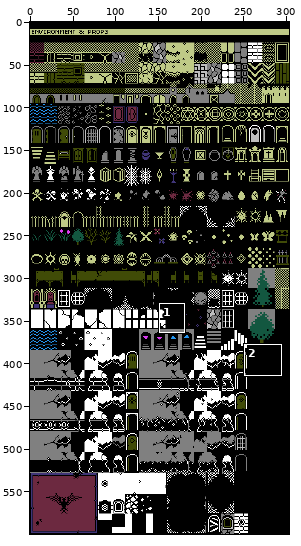
Pixel-art file -- Art/Enviornment_Props.aseprite. The picture above shows the old version from afar; the outline marks the close-up.
Close-up. Before the commit:
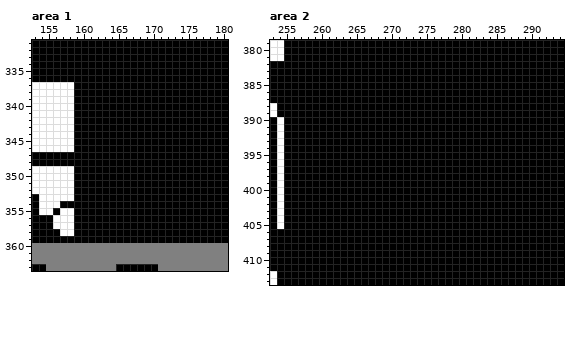
304x600 pixels, 1 frame. Shown: area 1: x 153..180, y 331..363; area 2: x 253..294, y 379..413.
New version:
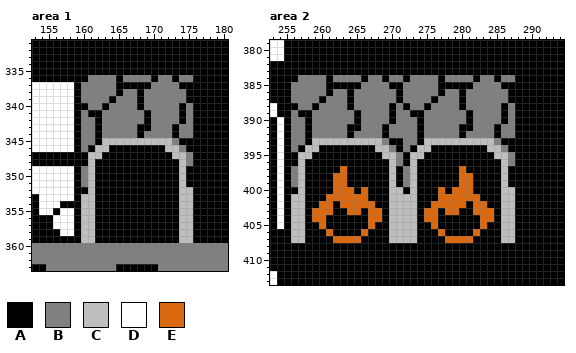
Palette (. is transparent): A #000000  B #808080  C #bebebe  D #ffffff  E #d9680f
Edits made:
Area 1:
y 336: x 161..164 AAAA -> BBBB; x 166..169 AAAA -> BBBB; x 171..172 AA -> BB; x 174..175 AA -> BB
y 337: x 160..164 AAAAA -> BBBBB; x 170..173 AAAA -> BBBB
y 338: x 160..164 AAAAA -> BBBBB; x 166..167 AA -> BB; x 169..174 AAAAAA -> BBBBBB
y 339: x 160..163 AAAA -> BBBB; x 165..167 AAA -> BBB; x 169..174 AAAAAA -> BBBBBB
y 340: x 161..162 AA -> BB; x 164..167 AAAA -> BBBB; x 169..173 AAAAA -> BBBBB; x 175 A -> B
y 341: x 160 A -> B; x 163..168 AAAAAA -> BBBBBB; x 170..173 AAAA -> BBBB; x 175 A -> B
y 342: x 160..161 AA -> BB; x 163..168 AAAAAA -> BBBBBB; x 170..173 AAAA -> BBBB; x 175 A -> B
y 343: x 160..161 AA -> BB; x 163..167 AAAAA -> BBBBB; x 170..172 AAA -> BBB; x 174..175 AA -> BB
y 344: x 160..161 AA -> BB; x 163..167 AAAAA -> BBBBB; x 169..172 AAAA -> BBBB; x 174..175 AA -> BB
y 345: x 160..161 AA -> BB; x 163..173 AAAAAAAAAAA -> CCCCCCCCCCB
y 346: x 160 A -> B; x 162..163 AA -> CC; x 172..174 AAA -> CCB
y 347: x 161..162 AA -> CC; x 173..175 AAA -> CCB
y 348: x 161 A -> C; x 174..175 AA -> CB
y 349..351: x 160..161 AA -> BC; x 174 A -> C
y 352: x 161 A -> C; x 174..175 AA -> CC
y 353..359: x 160..161 AA -> CC; x 174..175 AA -> CC
Area 2:
y 384: x 257..260 AAAA -> BBBB; x 262..265 AAAA -> BBBB; x 267..268 AA -> BB; x 270..271 AA -> BB; x 273..276 AAAA -> BBBB; x 278..281 AAAA -> BBBB; x 283..284 AA -> BB; x 286..287 AA -> BB
y 385: x 256..260 AAAAA -> BBBBB; x 266..269 AAAA -> BBBB; x 272..276 AAAAA -> BBBBB; x 282..285 AAAA -> BBBB
y 386: x 256..260 AAAAA -> BBBBB; x 262..263 AA -> BB; x 265..270 AAAAAA -> BBBBBB; x 272..276 AAAAA -> BBBBB; x 278..279 AA -> BB; x 281..286 AAAAAA -> BBBBBB
y 387: x 256..259 AAAA -> BBBB; x 261..263 AAA -> BBB; x 265..270 AAAAAA -> BBBBBB; x 272..275 AAAA -> BBBB; x 277..279 AAA -> BBB; x 281..286 AAAAAA -> BBBBBB
y 388: x 257..258 AA -> BB; x 260..263 AAAA -> BBBB; x 265..269 AAAAA -> BBBBB; x 271 A -> B; x 273..274 AA -> BB; x 276..279 AAAA -> BBBB; x 281..285 AAAAA -> BBBBB; x 287 A -> B
y 389: x 256 A -> B; x 259..264 AAAAAA -> BBBBBB; x 266..269 AAAA -> BBBB; x 271..272 AA -> BB; x 275..280 AAAAAA -> BBBBBB; x 282..285 AAAA -> BBBB; x 287 A -> B
y 390: x 256..257 AA -> BB; x 259..264 AAAAAA -> BBBBBB; x 266..269 AAAA -> BBBB; x 271..273 AAA -> BBB; x 275..280 AAAAAA -> BBBBBB; x 282..285 AAAA -> BBBB; x 287 A -> B
y 391: x 256..257 AA -> BB; x 259..263 AAAAA -> BBBBB; x 266..268 AAA -> BBB; x 270..273 AAAA -> BBBB; x 275..279 AAAAA -> BBBBB; x 282..284 AAA -> BBB; x 286..287 AA -> BB
y 392: x 256..257 AA -> BB; x 259..263 AAAAA -> BBBBB; x 265..268 AAAA -> BBBB; x 270..273 AAAA -> BBBB; x 275..279 AAAAA -> BBBBB; x 281..284 AAAA -> BBBB; x 286..287 AA -> BB
y 393: x 256..257 AA -> BB; x 259..269 AAAAAAAAAAA -> CCCCCCCCCCB; x 272..273 AA -> BB; x 275..285 AAAAAAAAAAA -> CCCCCCCCCCB
y 394: x 256 A -> B; x 258..259 AA -> CC; x 268..270 AAA -> CCB; x 272 A -> B; x 274..275 AA -> CC; x 284..286 AAA -> CCB
y 395: x 257..258 AA -> CC; x 269..271 AAA -> CCB; x 273..274 AA -> CC; x 285..287 AAA -> CCB
y 396: x 257 A -> C; x 270..271 AA -> CB; x 273 A -> C; x 286..287 AA -> CB
y 397: x 256..257 AA -> BC; x 263 A -> E; x 270 A -> C; x 272..273 AA -> BC; x 280 A -> E; x 286 A -> C
y 398..399: x 256..257 AA -> BC; x 262..263 AA -> EE; x 270 A -> C; x 272..273 AA -> BC; x 280..281 AA -> EE; x 286 A -> C
y 400: x 257 A -> C; x 262..264 AAA -> EEE; x 266 A -> E; x 270..271 AA -> CC; x 273 A -> C; x 277 A -> E; x 279..281 AAA -> EEE; x 286..287 AA -> CC
y 401: x 256..257 AA -> CC; x 261..266 AAAAAA -> EEEEEE; x 270..273 AAAA -> CCCC; x 277..282 AAAAAA -> EEEEEE; x 286..287 AA -> CC
y 402: x 256..257 AA -> CC; x 260..261 AA -> EE; x 263..267 AAAAA -> EEEEE; x 270..273 AAAA -> CCCC; x 276..280 AAAAA -> EEEEE; x 282..283 AA -> EE; x 286..287 AA -> CC
y 403: x 256..257 AA -> CC; x 259..261 AAA -> EEE; x 264..265 AA -> EE; x 267..268 AA -> EE; x 270..273 AAAA -> CCCC; x 275..276 AA -> EE; x 278..279 AA -> EE; x 282..284 AAA -> EEE; x 286..287 AA -> CC
y 404: x 256..257 AA -> CC; x 259..260 AA -> EE; x 267..268 AA -> EE; x 270..273 AAAA -> CCCC; x 275..276 AA -> EE; x 283..284 AA -> EE; x 286..287 AA -> CC
y 405: x 256..257 AA -> CC; x 260 A -> E; x 267 A -> E; x 270..273 AAAA -> CCCC; x 276 A -> E; x 283 A -> E; x 286..287 AA -> CC
y 406: x 256..257 AA -> CC; x 261 A -> E; x 266 A -> E; x 270..273 AAAA -> CCCC; x 277 A -> E; x 282 A -> E; x 286..287 AA -> CC
y 407: x 256..257 AA -> CC; x 262..265 AAAA -> EEEE; x 270..273 AAAA -> CCCC; x 278..281 AAAA -> EEEE; x 286..287 AA -> CC
